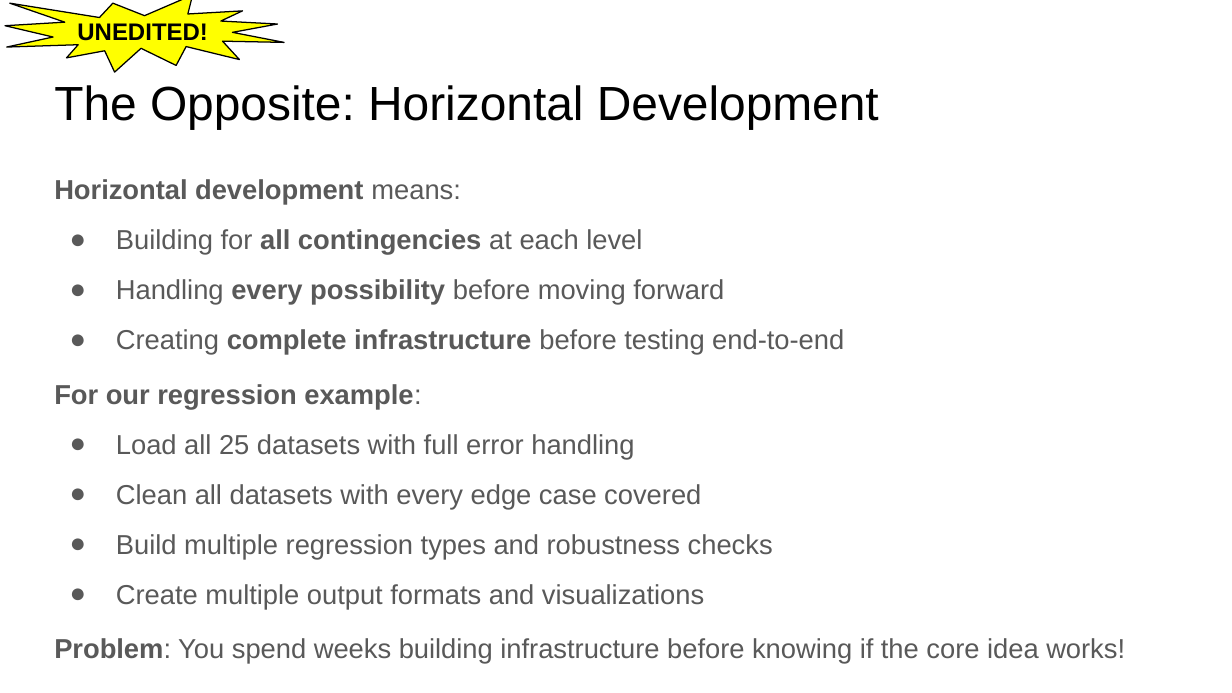
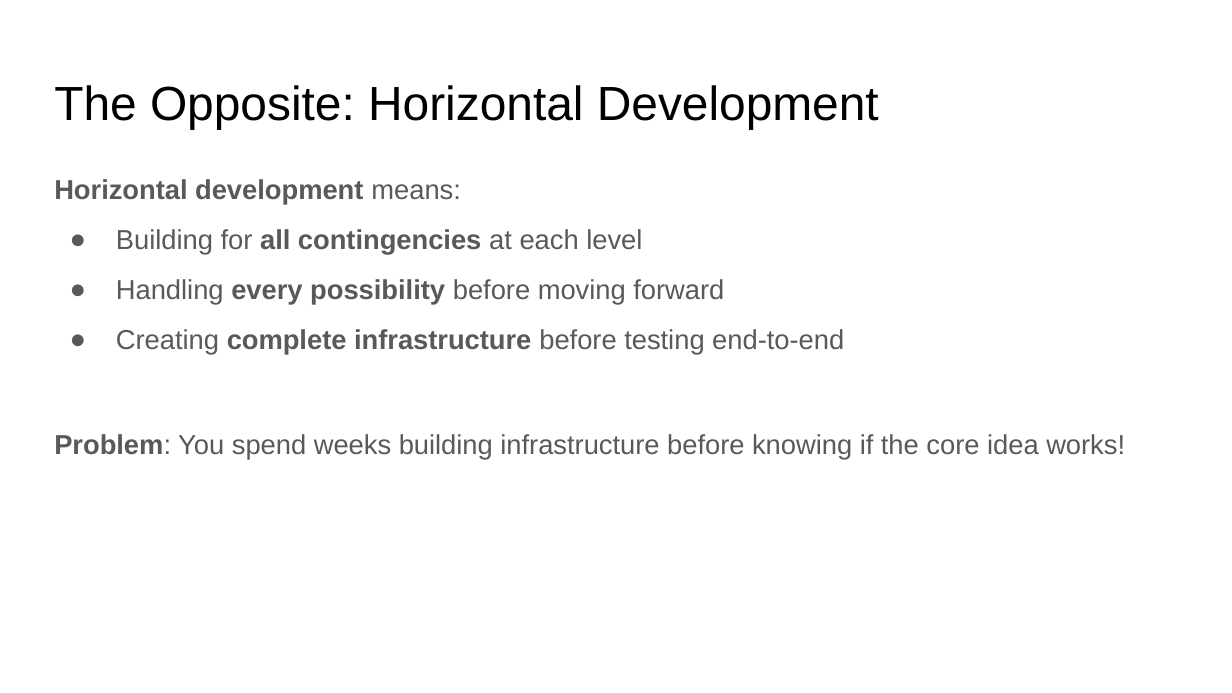
Before and after one commit to dsi-rse/careers-workshop-ai-development, a slide deck: slide 21 of lecture_2/slides/lecture_2.pptx (slide 17 before the commit). Drawn at 1232x693 pixels with LibreOffice and Linux fonts; fonts in the diff are those of the drawing. Boxes give left, top, right and bottom in pixels: in the first picture for what was removed or moved away, otherwise in the second. Text is boxed around its words. In the diff, an @@ line names an element or a change of style, - is before the commit and + after.

```diff
--- a/lecture_2/slides/lecture_2.pptx
+++ b/lecture_2/slides/lecture_2.pptx
@@ irregular seal removed at <box>5,0,285,73</box> @@
-UNEDITED!
@@ text at <box>54,384,773,610</box>: paragraphs removed @@
-For our regression example:
-● Load all 25 datasets with full error handling
-● Clean all datasets with every edge case covered
-● Build multiple regression types and robustness checks
-● Create multiple output formats and visualizations
```
Also in this commit, not shown: 22 other slides changed, 22 slides added, 8 slides removed, 5 other files.
